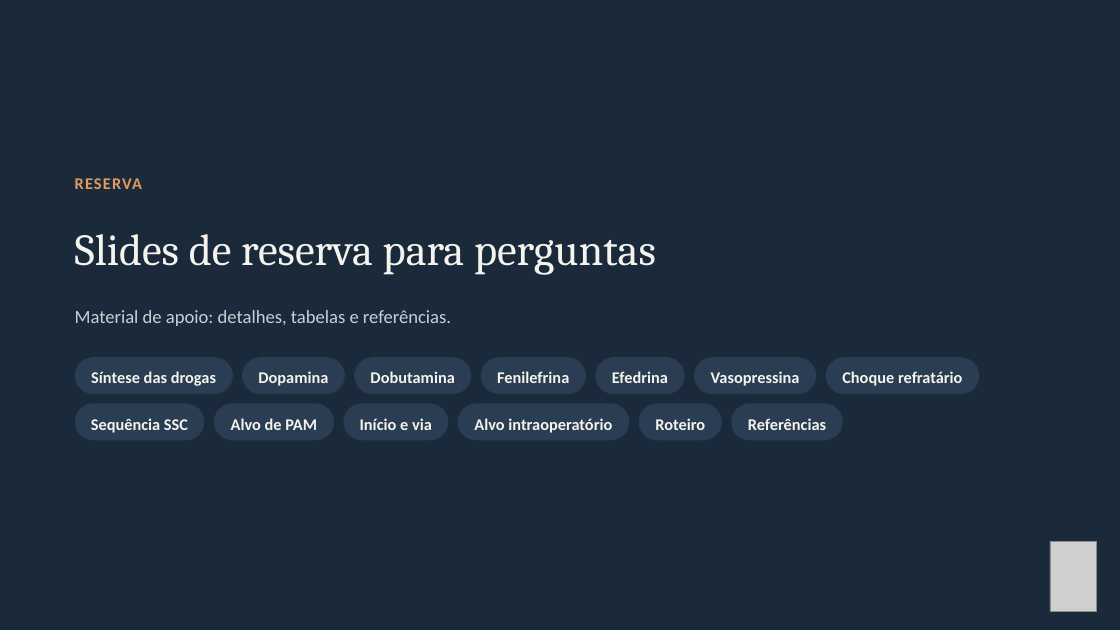
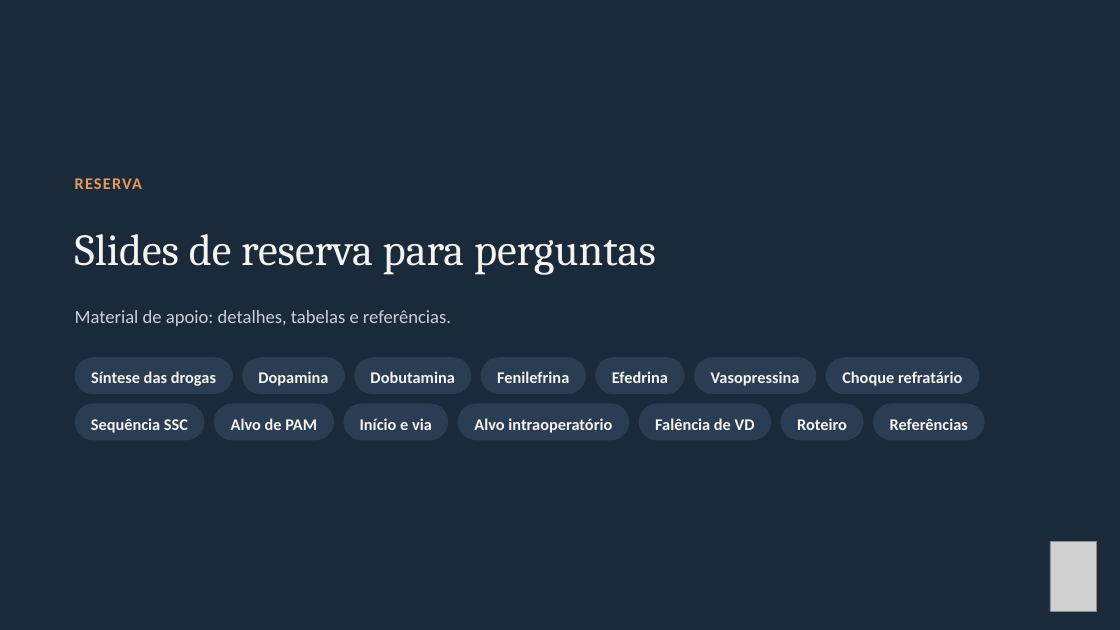
Before and after one commit to brunomoraesdubois-bit/Bruno, a slide deck: slide 19 of apresentacao/Aminas_Vasoativas.pptx (slide 21 before the commit). Drawn at 1120x630 pixels with LibreOffice and Linux fonts; fonts in the diff are those of the drawing; grey boxes stand for pictures. Boxes give left, top, right and bottom in pixels: in the first picture for what was removed or moved away, otherwise in the second. Text is boxed around its words. In the diff, an @@ line names an element or a change of style, - is before the commit and + after.

```diff
--- a/apresentacao/Aminas_Vasoativas.pptx
+++ b/apresentacao/Aminas_Vasoativas.pptx
@@ rounded rectangle added at [639,403,771,440], fill #2A3D52, 14 pt, text #F5F3EE, bold @@
+Falência de VD
@@ rounded rectangle "Roteiro": place and size @@
-rounded rectangle "Roteiro" at [639,403,722,440]
+rounded rectangle "Roteiro" at [781,403,864,440]
@@ rounded rectangle "Referências": place and size @@
-rounded rectangle "Referências" at [731,403,843,440]
+rounded rectangle "Referências" at [873,403,985,440]
```
Also in this commit, not shown: 5 other slides changed, 1 slide removed, 29 other files.
